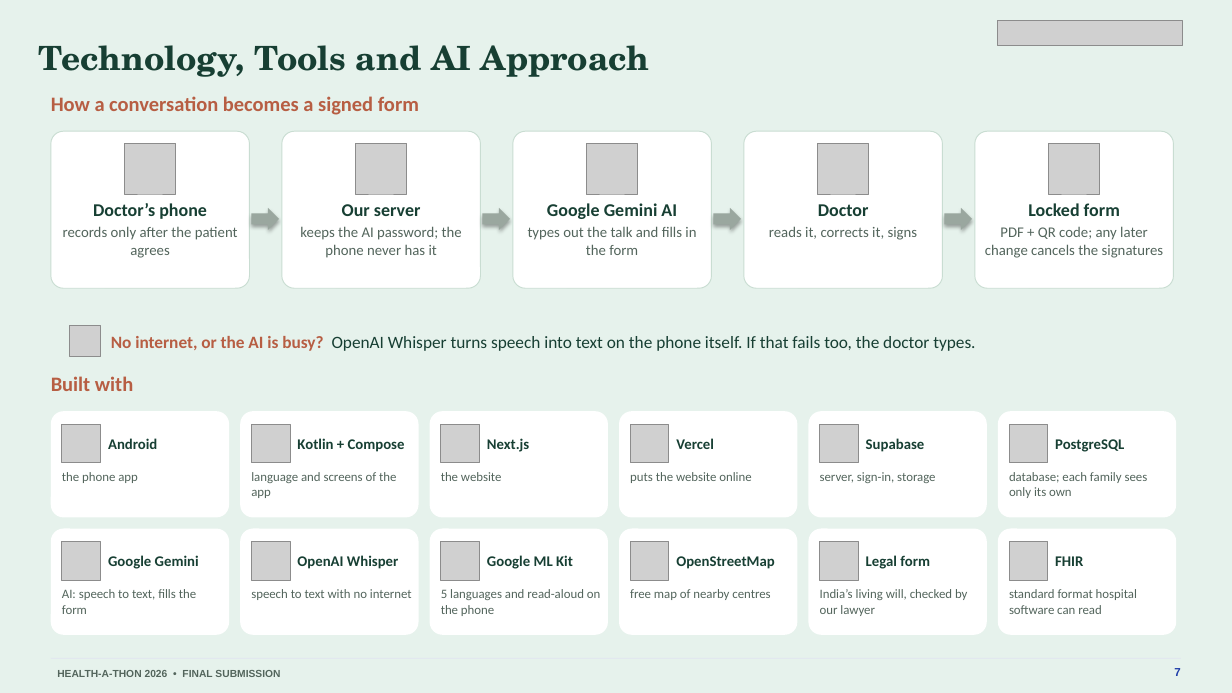
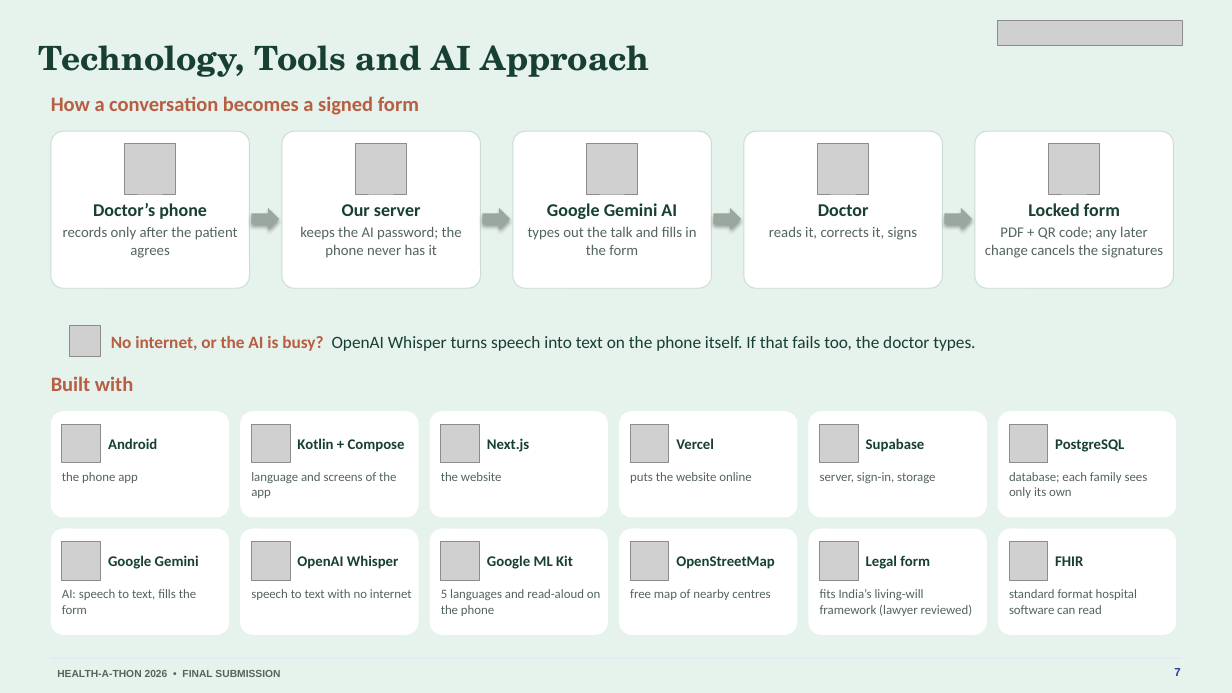
Before and after one commit to basithladdu/healthathon, a slide deck: slide 7 of output/final-submission/Sahara-Final-Presentation.pptx. Drawn at 1232x693 pixels with LibreOffice and Linux fonts; fonts in the diff are those of the drawing; grey boxes stand for pictures. Boxes give left, top, right and bottom in pixels: in the first picture for what was removed or moved away, otherwise in the second. Text is boxed around its words. In the diff, an @@ line names an element or a change of style, - is before the commit and + after.

```diff
--- a/output/final-submission/Sahara-Final-Presentation.pptx
+++ b/output/final-submission/Sahara-Final-Presentation.pptx
@@ text at <box>820,589,973,616</box>: text changed @@
-India’s living will, checked by our lawyer
+fits India’s living-will framework (lawyer reviewed)
```
Also in this commit, not shown: 2 other slides changed, 11 other files.
